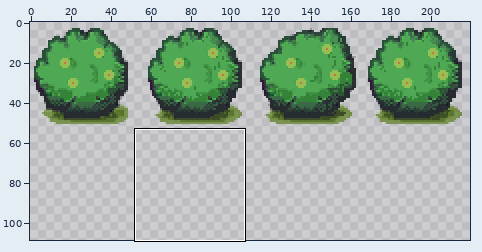
Edited in one commit: sprite sheet (Assets/Art/4Animations/Bush1_Animated.png). Above: a wide view before the commit, with the close-up outlined.
Close-up. As it was:
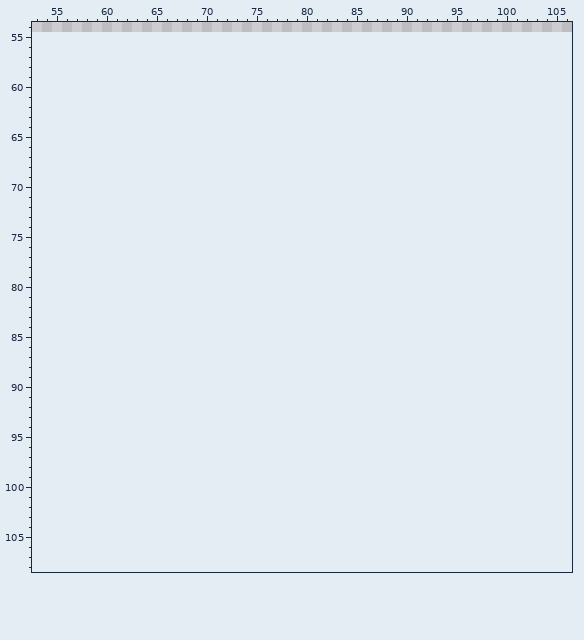
The file is 220x55 pixels. Pixels under 10% opacity are left out. Colours within 5 levels of each other are drawn and written as one. Shown: x 53..106, y 54..108. The old version is drawn lined up with the new one, on the new canvas. The wide view leaves out empty margins. The commit also changed other parts of the picture, which this record leaves out.
New version:
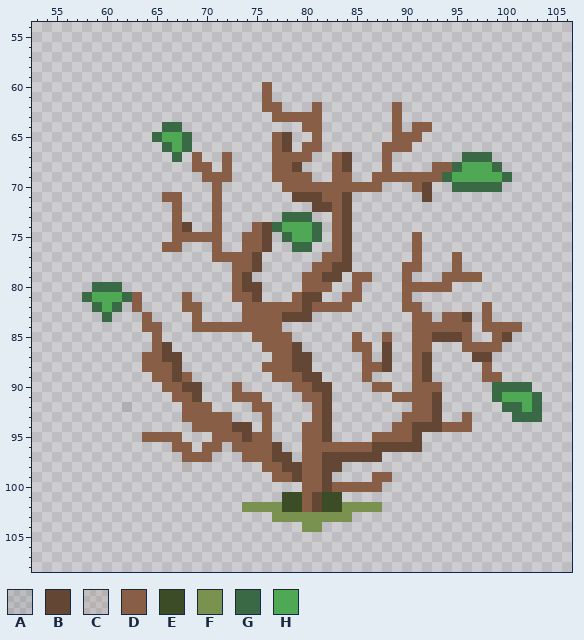
Palette (. is transparent): A #272c311a  B #644634  C #885f4620  D #885f46  E #3c4c27  F #799250  G #3a6a45  H #4fa853
Edits made:
canvas 220x55 -> 220x110
Changed rows in their new state; - is an unchanged pixel.
first column x 58:
 60 ------------------D---------------------------
 61 ------------------D---------------------------
 62 ------------------DD---D-------D--------------
 63 -------------------DDDDD-------D--------------
 64 --------GG------------DD-------D-DD-----------
 65 -------GHHG--------DB--D-------DDD------------
 66 --------GHG--------DB-DD------DDD-------------
 67 ---------G-D--D----DDDD--DB---D-------GGG-----
 68 -----------DD-D----DDB---DB---D----DDGHHHG----
 69 ------------DDD----DDDD--DD--DDDDDDDGHHHHHG---
 70 -------------D------DDDDDDDDDD---DB--GGGGG----
 71 --------DD---D-------BBBDDB-------B-----------
 72 ---------D---D---------BBDB-------------------
 73 ---------D---D------GGG--DB-------------------
 74 ---------DB--D---DBGHHHG-DB-------------------
 75 ---------DDDDD--DDB-GHHG-DB------D------------
 76 --------DD---D--DDB--GG--DB------D------------
 77 -------------DDDDB------DDB------D---D--------
 78 ---------------DDB-----DDBB-----DD---D--------
 79 ---------------DB-----DDBB-DD---D---DDDD------
 80 -GGG-----------DBB----DDD--D----DDDDD---------
 81 GHHHGD----D----DDB---DBB--DD----D-------------
 82 -GHG-D----DD----DDDDDDBDDDD-----DD------D-----
 83 --G---D----D----DDDDBBB----------DD-DDB-D-----
 84 ------DD---DDDDDDDDD-------------DDDDDD-DDDD--
 85 -------D---------DDDD------D--D--DDBBBD--DB---
 86 -------DB---------DDDB-----DD-B--DD---DDDD----
 87 ------DDBB---------DDBB-----D-B--DB----BB-----
 88 ------DDDB--------DDDBB-----DDB--DB-----D-----
 89 -------DDBD--------DDDBB----D----DB-----DD----
 90 --------DDBB---D-----DDBB----DD--DDD-----GGGG-
 91 ---------DDB---DDD----DDB------DDDDB-----GHHHG
 92 ----A-----DDD----DD----DB--------DDB------GGHG
 93 ----------DDDDD---D----DB-------DDDB--D----GGG
 94 -----------DDDDBB-D---DDB------DDBBBDDD-------
 95 ------DDDD---DDDBDD---DDB----DDDDB------------
 96 ---------DD-DD-DDDDB--DDDDDDDBBBBB------------
 97 ----------DDD---DDDBB-DDBBBBBB----------------
 98 ----------C-------DDBBDDBB--------------------
 99 -------------------DDBDDB----DD---------------
100 ----------------------DDBDDDDD----------------
101 --------------------EEDBEE--------------------
102 ----------------FFFFEEDBEEFFFF----------------
103 -------------------FFFFFFFF-------------------
104 ----------------------FF----------------------
Pixel boxes of the changes (left, top, right, bottom) in both close-ups:
added: (82, 82, 542, 532)
